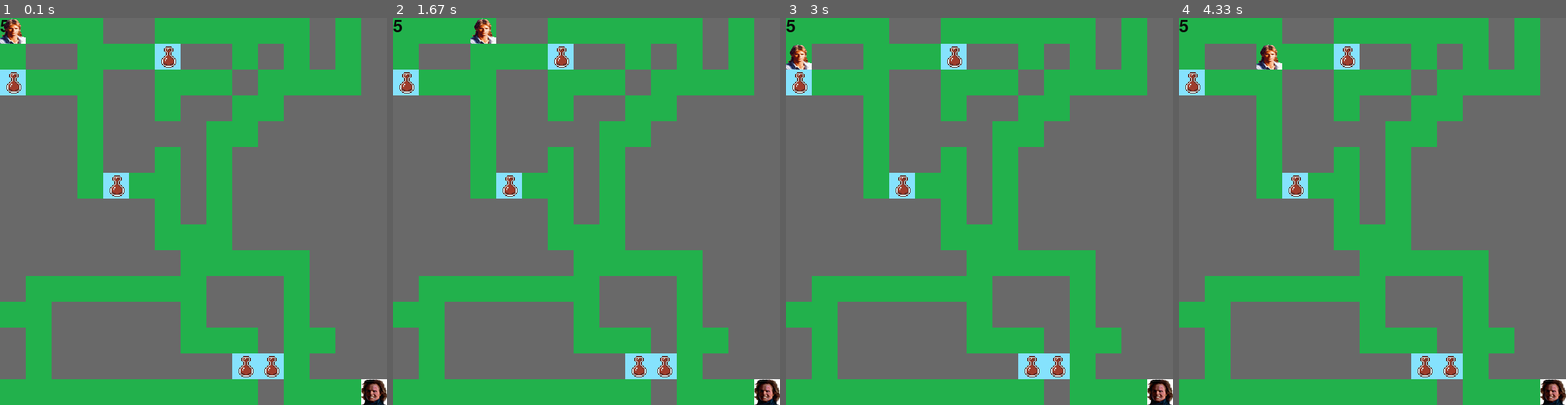
Above: before the commit, frames 1-4 (left to right).
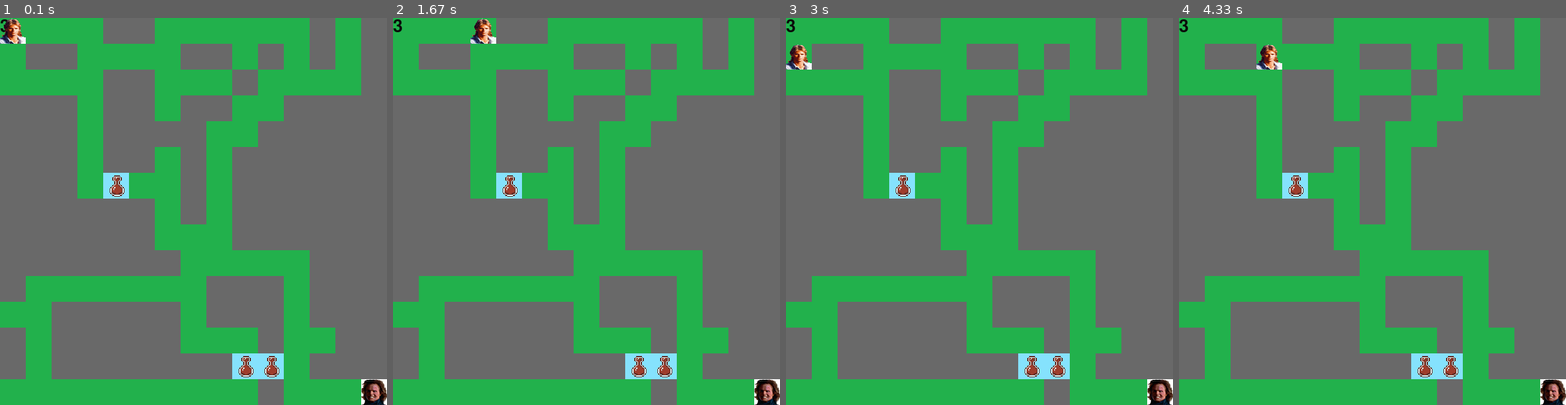
Above: after the commit, the same moments.

Repository: Hyperyon/p3-labyrinthe
Game: pygame game, started from labyrinth/main.py
Two runs of this game, one before a commit and one after it. Both use one fixed random seed, a clock stepped at 60 frames per second and the inputs below.
Inputs:
- Up to frame 1 (0.1 s): no input
- Up to frame 2 (1.67 s): hold Right 0.33-0.8 s; hold Up 0.83-1.13 s
- Up to frame 3 (3 s): hold Left 1.67-2.2 s; hold Down 2.23-2.53 s
- Up to frame 4 (4.33 s): hold Up 3-3.37 s; hold Right 3.4-4.03 s; hold Down from 4.07 s (still down)

The runs differ from the first frame. In frame 1, 0.9% of the frame differs, in the area x 0-47%, y 0-20%; in frame 2, 0.9%; in frame 3, 0.9%; in frame 4, 0.9%.

Commit message:
enhance class method

Diff:
--- a/labyrinth/function.py
+++ b/labyrinth/function.py
@@ -1,4 +1,4 @@
-# -*- coding:Utf-8 -*-
+# -*- coding: utf-8 -*-
 import pygame as pyg
 import random as r
 
@@ -9,15 +9,17 @@
                   pyg.K_LEFT:'player.move_x(-40)',
                   pyg.K_RIGHT:'player.move_x(40)',}
 
+
 class UserInterface:
 
     ''' Manage graphical user interface. '''
-                # main elements used by interface
+
+    # main elements used by interface
     ELEMENTS = ['player','bg','tile','keeper','item']
 
     def __init__(self):
         pyg.init()
-                # make a window 600 by 600 pixel
+        # make a window 600 by 600 pixel
         self.window = pyg.display.set_mode((600, 600))
         self.font = pyg.font.Font(None, 40)
         self.load_element()
@@ -28,8 +30,8 @@
         my_maze = Maze()
         self.allowed_tiles = my_maze.get_map()
 
-                # generate 5 random object coordinates
-        self.objects = [(x[0], x[1]) for x in r.sample(self.allowed_tiles, 5)]
+        # generate 3 random object coordinates
+        self.objects = [(x[0], x[1]) for x in r.sample(self.allowed_tiles, 3)]
 
     def load_element(self):
         for item in UserInterface.ELEMENTS:
@@ -41,12 +43,12 @@
         self.window.blit(self.text, self.textpos)
 
     def show_element(self):
-                # show background first
+        # show background first
         self.window.blit(self.bg, (0, 0))
-                # then show the maze path,
+        # show the maze path
         for tile in self.allowed_tiles:
             self.window.blit(self.tile, tile)
-                # and item that will be taken by player
+        # show  item that will be taken by player
         for item in self.objects:
             self.window.blit(self.item, item)
 
@@ -57,6 +59,7 @@
     def refresh(self):
         pyg.display.flip()
 
+    # move few times character when key pressed for a long time
     def repeat_key(self):
         pyg.key.set_repeat(400, 30)
 
@@ -70,26 +73,35 @@
         self.player = player
 
     def move_x(self, x):
-        if not (self.player.position[0] + x, self.player.position[1]) in self.player.allowed_tiles:
+        # check next coordinates if are allowed
+        next_position = self.player.position[0] + x, self.player.position[1]
+        if not (next_position) in self.player.allowed_tiles:
+            # if not, player not move
             x = 0
         self.player.position = self.player.position.move(x, 0)
 
     def move_y(self, y):
-        if not (self.player.position[0], self.player.position[1] + y) in self.player.allowed_tiles:
+        next_position = self.player.position[0], self.player.position[1] + y
+        if not (next_position) in self.player.allowed_tiles:
             y = 0
         self.player.position = self.player.position.move(0, y)
 
     def check_objects(self):
-            # compare player position with objects and keeper position
         pos = (self.player.position[0], self.player.position[1])
 
+        # compare player position with objects
         if pos in self.player.objects:
-            self.player.objects.remove(pos)        # delete item when taken
+            # delete item when taken
+            self.player.objects.remove(pos)
+
+        # compare player position with keeper position
         if pos == self.player.keeper_position:
             self.check_end_game()
-            return False        # end game
+            # end game
+            return False
 
-        return True         # continue game
+        # continue game
+        return True
 
     def check_end_game(self):
         if len(self.player.objects):
@@ -111,7 +123,8 @@
         with open('data', 'r') as f:
             data = f.read().split('\n')
             return data
-        return False     # if fail to read file
+        # if fail to read file
+        return False
 
     def get_map(self):
         data = self.read_data_file()
@@ -129,20 +142,23 @@
 def start_game():
 
     interface = UserInterface()
-    interface.repeat_key()      # move few times the character when key pressed for a long time
     player = GamePlay(interface)
+    interface.repeat_key()
     continue_game = True
 
     while 'user playing' and continue_game:
 
-        for event in pyg.event.get():       # waiting input key from user
+        for event in pyg.event.get():
+            # waiting input key from user
             if event.type == pyg.KEYDOWN:
                 if event.key == pyg.K_ESCAPE:
-                    continue_game = False       # end game when pressed escape key
+                    # end game when pressed escape key
+                    continue_game = False
                 if event.key in keyboard_input:
                     eval(keyboard_input[event.key])
 
         interface.show_element()
         if not player.check_objects():
-            break       # when player is next to the keeper, the game ends
+            # when player is next to the keeper, the game ends
+            break
         interface.refresh()
